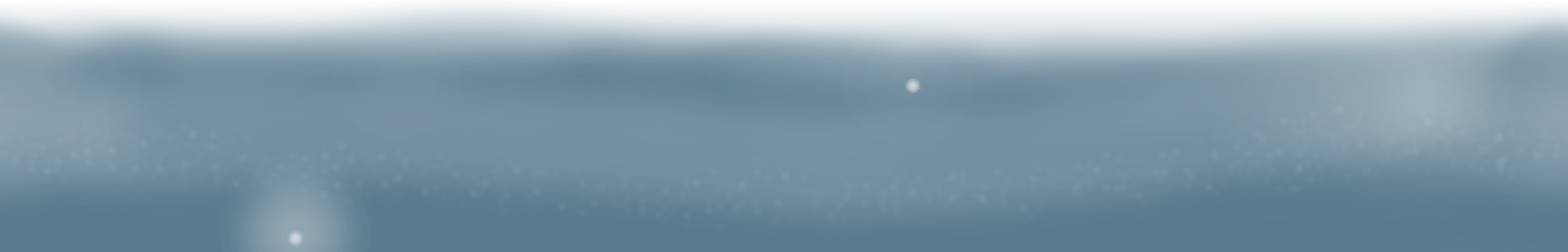
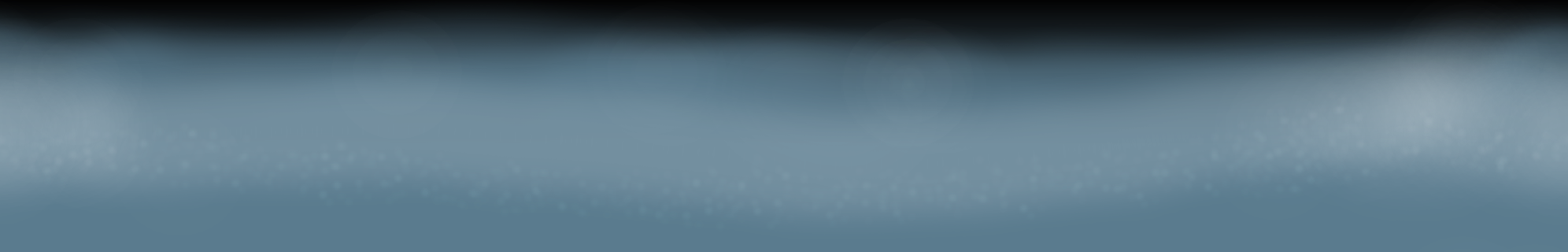
Revision of a layered w=1568, h=252 image; what changed, layer by layer:
hid "Paint Layer 5" over [151, 0, 958, 252]
"Paint Layer 4": blend normal → overlay over [0, 0, 1568, 252]
